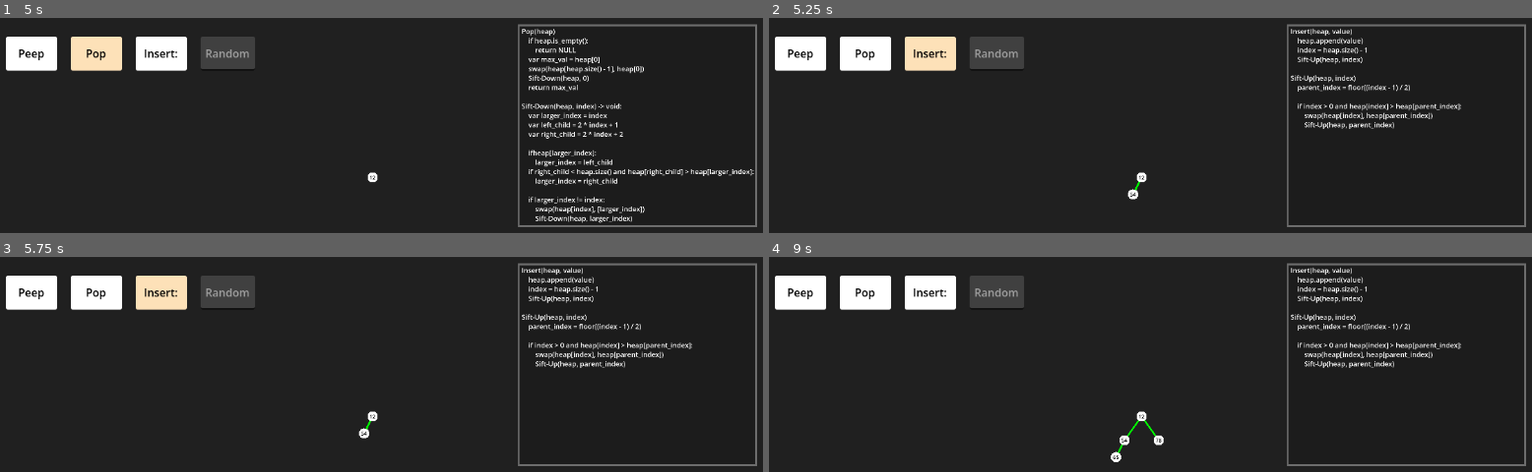
Above: before the commit, frames 1-4 (two rows, left to right).
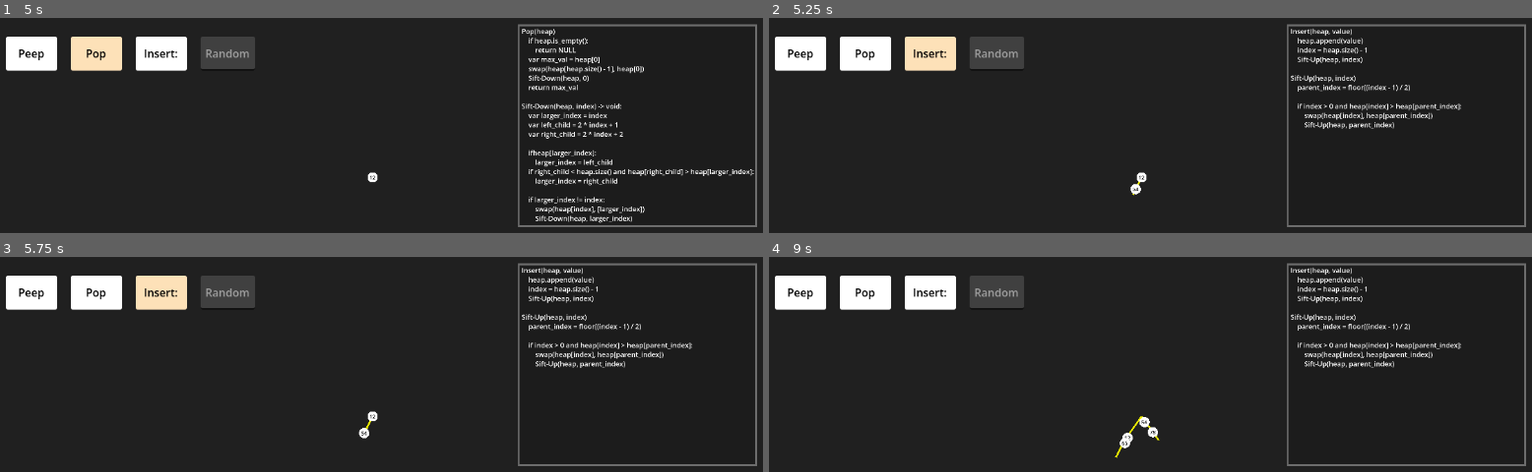
Above: after the commit, the same moments.

Repository: Anemois/DSA_Heap
Game: Godot game, scene res://main.tscn
Same seed, same stepped clock (60 frames per second), same inputs: the game is played once before the commit and once after it. The engine's default icon, where the game draws it, is replaced by a stand-in: a white triangle on a blue panel in a dark square.
Inputs (mouse positions are in pixels of both pictures, inside the frame that each line leads up to):
- Up to frame 1 (5 s): click (228, 54) at 0.52 s; type "12" at 0.6 s; click "Peep" at 1.25 s; click "Pop" at 2 s; click "Insert:" at 2.75 s; click "Peep" at 3.5 s; click "Pop" at 4.25 s
- Up to frame 2 (5.25 s): click "Insert:" at 5 s
- Up to frame 3 (5.75 s): no input
- Up to frame 4 (9 s): click "Peep" at 5.75 s; click "Pop" at 6.5 s; click "Insert:" at 7.25 s; move the mouse to (1417, 392) at 8.02 s; click (1417, 392) at 8.17 s; tap Enter at 8.75 s; move the mouse to (outside the picture) at 8.77 s; click (outside the picture) at 8.92 s

Frame 1 is identical in both runs. In frame 2, less than 0.1% of the frame differs, in the area x 46-49%, y 75-85%; in frame 3, less than 0.1%; in frame 4, 0.4%, in the area x 44-52%, y 71-96%.

Commit message:
Added swap animations

Diff:
--- a/canvas_group.gd
+++ b/canvas_group.gd
@@ -5,24 +5,11 @@
 
 var lines: Array[ALine] = [null]
 
+func _ready() -> void:
+	pass
+
 func _process(delta: float) -> void:
-	var len = tree.length
-	var has_changed: bool = false;
-	while(tree.length > lines.size() && tree.length >= 2):
-		var i = lines.size()
-		var parent = (i - 1) / 2
-		draw_a_line(tree.position + tree.nodes[parent].assigned_position, tree.position + tree.nodes[i].assigned_position, Color(0, 255, 0))
-		has_changed = true
-
-	while(tree.length < lines.size() && lines.size() >= 3):
-		lines.back().queue_free()
-		lines.pop_back()
-		has_changed = true
-
-	if(has_changed):
-		for i in range(1, lines.size()):
-			var parent = (i - 1) / 2
-			lines[i].set_pos(tree.position + tree.nodes[parent].assigned_position, tree.position + tree.nodes[i].assigned_position)
+	rearrange()
 
 func draw_a_line(start, end, color):
 	var new: ALine = A_LINE.instantiate()
@@ -30,3 +17,18 @@
 	new.set_color(color)
 	self.add_child(new)
 	lines.append(new)
+
+func rearrange():
+	var len = tree.length
+	while(tree.length > lines.size() && tree.length >= 2):
+		var i = lines.size()
+		var parent = (i - 1) / 2
+		draw_a_line(tree.position + tree.nodes[parent].assigned_position, tree.position + tree.nodes[i].assigned_position, Color(0.945, 0.945, 0.0, 1.0))
+
+	while(tree.length < lines.size() && lines.size() >= 3):
+		lines.back().queue_free()
+		lines.pop_back()
+
+	for i in range(1, lines.size()):
+		var parent = (i - 1) / 2
+		lines[i].set_pos(tree.position + tree.nodes[parent].assigned_position, tree.position + tree.nodes[i].assigned_position)
--- a/project.godot
+++ b/project.godot
@@ -10,12 +10,10 @@
 
 [application]
 
-config/name="Heap_Visualization"
+config/name="DSA_heap"
 run/main_scene="uid://bhcus3ldbxx7p"
 config/features=PackedStringArray("4.6", "Forward Plus")
 config/icon="res://icon.svg"
-config/name="Test"
-
 
 [autoload]
 
--- a/scripts/SignalBus.gd
+++ b/scripts/SignalBus.gd
@@ -5,5 +5,7 @@
 signal peep_button_pressed(value: int)
 signal pop_button_pressed(value: int)
 signal item_inserted(value: int, index: int)
+signal insert_finished
 signal items_swapped(index_a: int, index_b: int)
+signal swap_finished
 signal item_removed(value: int, index: int)
--- a/scripts/logic.gd
+++ b/scripts/logic.gd
@@ -13,6 +13,7 @@
 	SignalBus.item_inserted.emit(value, index)
 
 	# Then animate the sifting
+	await SignalBus.insert_finished
 	_sift_up(index)
 
 func pop_max() -> int:
@@ -61,6 +62,7 @@
 		heap[parent_index] = temp
 
 		SignalBus.items_swapped.emit(index, parent_index)
+		await SignalBus.swap_finished
 		_sift_up(parent_index)
 
 func _sift_down(index: int) -> void:
@@ -82,7 +84,7 @@
 		heap[index] = heap[larger_index]
 		heap[larger_index] = temp
 
-		SignalBus.items_swapped.emit(index, larger_index)
+		SignalBus.items_swap.emit(index, larger_index)
 		_sift_down(larger_index)
 
 func _ready() -> void:
--- a/tree.gd
+++ b/tree.gd
@@ -7,6 +7,7 @@
 func _ready() -> void:
 	nodes.clear()
 	SignalBus.item_inserted.connect(add_node)
+	SignalBus.items_swapped.connect(swap)
 
 func _process(delta: float) -> void:
 	pass
@@ -19,6 +20,8 @@
 	length += 1
 	add_child(newNode)
 	rearrange_tree()
+	await get_tree().create_timer(1.0).timeout
+	SignalBus.insert_finished.emit()
 
 func rearrange_tree():
 	var y: int = 0
@@ -38,3 +41,20 @@
 			row_count *= 2
 		else:
 			row_index += 1
+
+func swap(index_a: int, index_b: int) -> void:
+	var Node_a: Node2D = nodes[index_a]
+	var Node_b: Node2D = nodes[index_b]
+	var position_a: Vector2 = Node_a.get_assigned_position()
+	var position_b: Vector2 = Node_b.get_assigned_position()
+	var value_a: int = Node_a.get_value()
+	var value_b: int = Node_b.get_value()
+
+	Node_a.relocate(position_b.x, position_b.y)
+	Node_b.relocate(position_a.x, position_a.y)
+	await get_tree().create_timer(0.8).timeout
+	Node_a.teleport(position_a.x, position_a.y)
+	Node_b.teleport(position_b.x, position_b.y)
+	Node_a.set_value(value_b)
+	Node_b.set_value(value_a)
+	SignalBus.swap_finished.emit()
--- a/tree_node.gd
+++ b/tree_node.gd
@@ -1,16 +1,23 @@
 class_name TreeNode extends Node2D
 
 var assigned_position : Vector2
-const move_rate: float = 0.5
+const move_rate: float = 0.1
 
 func _ready() -> void:
-	position = assigned_position
+	pass
 
 func _process(delta: float) -> void:
+	move()
+
+func move() -> void:
 	position = position + (assigned_position - position) * move_rate
 
 func relocate(x: float, y: float) -> void:
 	assigned_position = Vector2(x,  y)
+
+func teleport(x: float, y: float) -> void:
+	assigned_position = Vector2(x, y)
+	position = assigned_position
 
 func set_value(v: int) -> void:
 	$Label.text = str(v)
@@ -20,3 +27,6 @@
 
 func get_value() -> int:
 	return int($Label.text)
+
+func swap_to(target: Node2D) -> void:
+	pass
Not shown, added: main.tscn2608381864.tmp
